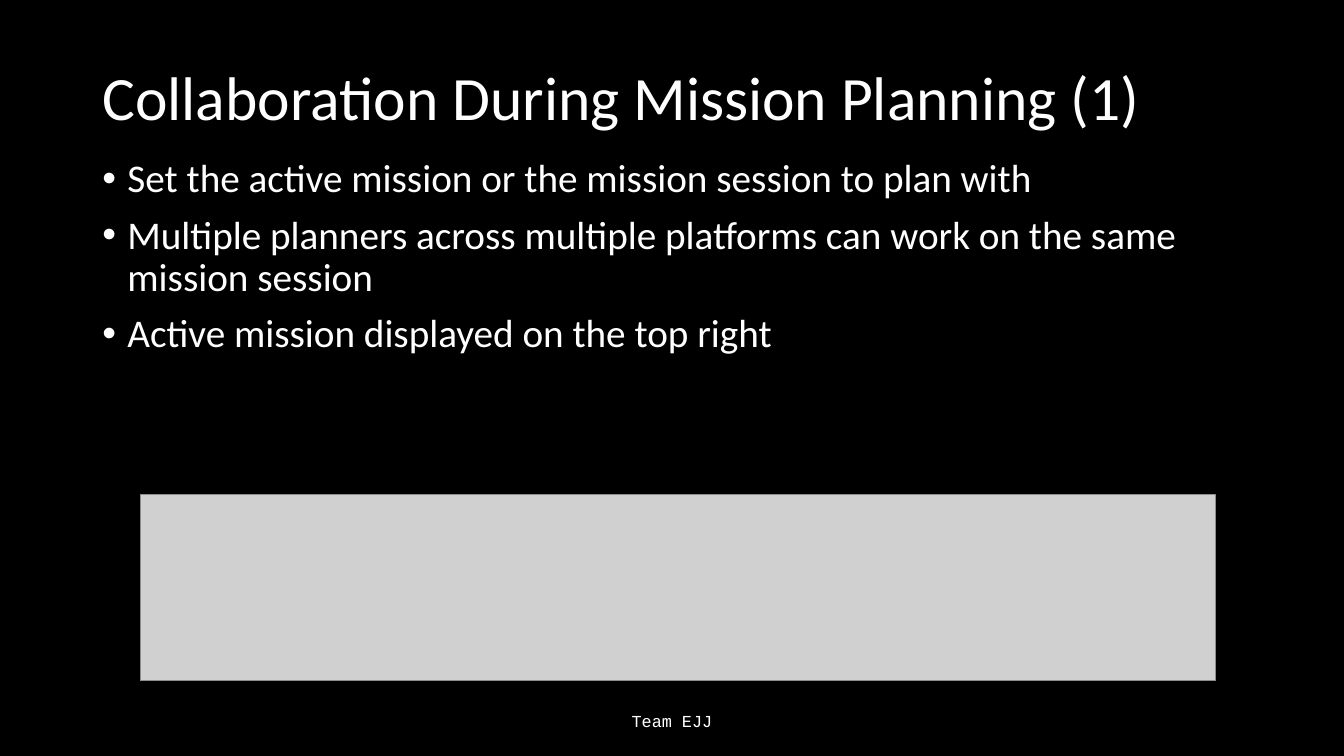
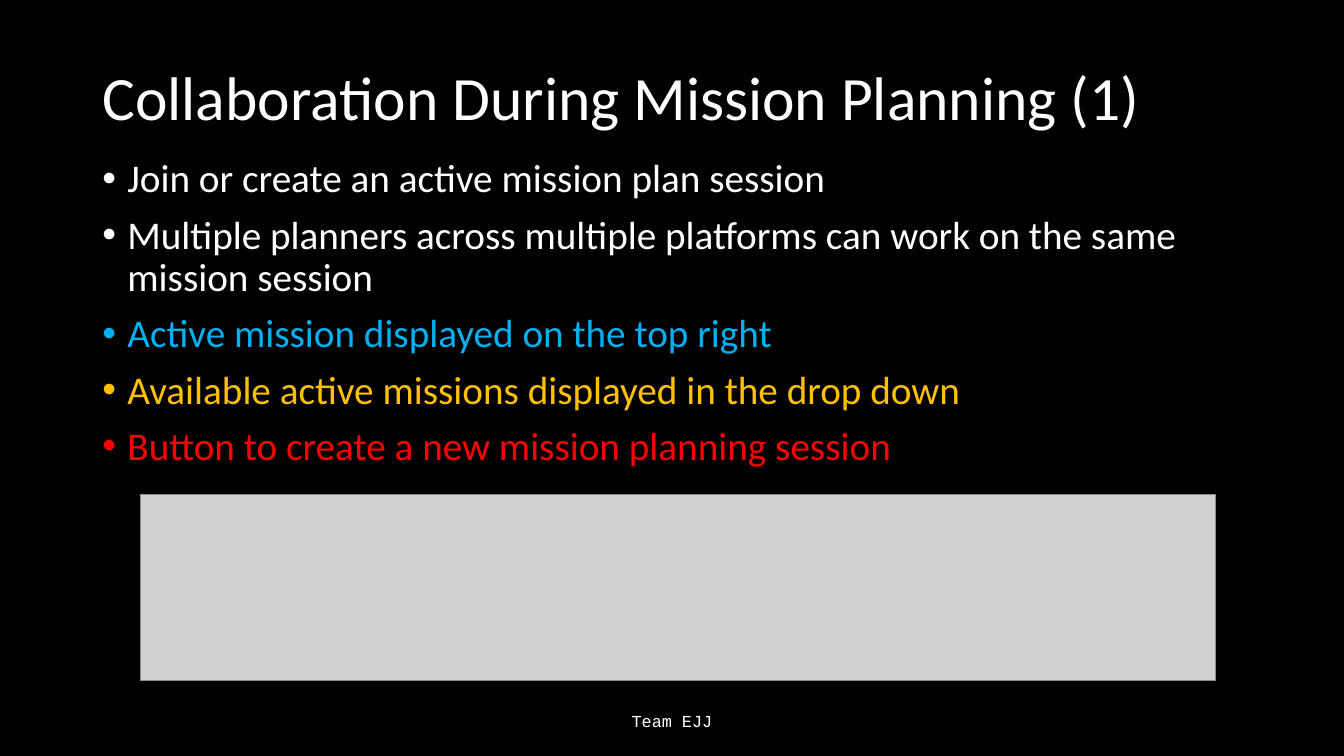
Before and after one commit to Jonathan805/RestrictedPlanning, a slide deck: slide 14 of TeamEJJ.pptx (slide 17 before the commit). Drawn at 1344x756 pixels with LibreOffice and Linux fonts; fonts in the diff are those of the drawing; grey boxes stand for pictures. Boxes give left, top, right and bottom in pixels: in the first picture for what was removed or moved away, otherwise in the second. Text is boxed around its words. In the diff, an @@ line names an element or a change of style, - is before the commit and + after.

Commit message:
Changed button labels and power point changes

```diff
--- a/TeamEJJ.pptx
+++ b/TeamEJJ.pptx
@@ text at (127,164,825,199): text changed @@
-• Set the active mission or the mission session to plan with
+• Join or create an active mission plan session
@@ text at (127,319,771,354): text colour #FFFFFF to #00B0F0 in "Active mission displayed on the top right" @@
@@ text at (127,376,960,467): paragraphs added @@
+• Available active missions displayed in the drop down
+• Button to create a new mission planning session
```
Also in this commit, not shown: 3 other slides changed, 3 slides removed, 1 other file.
